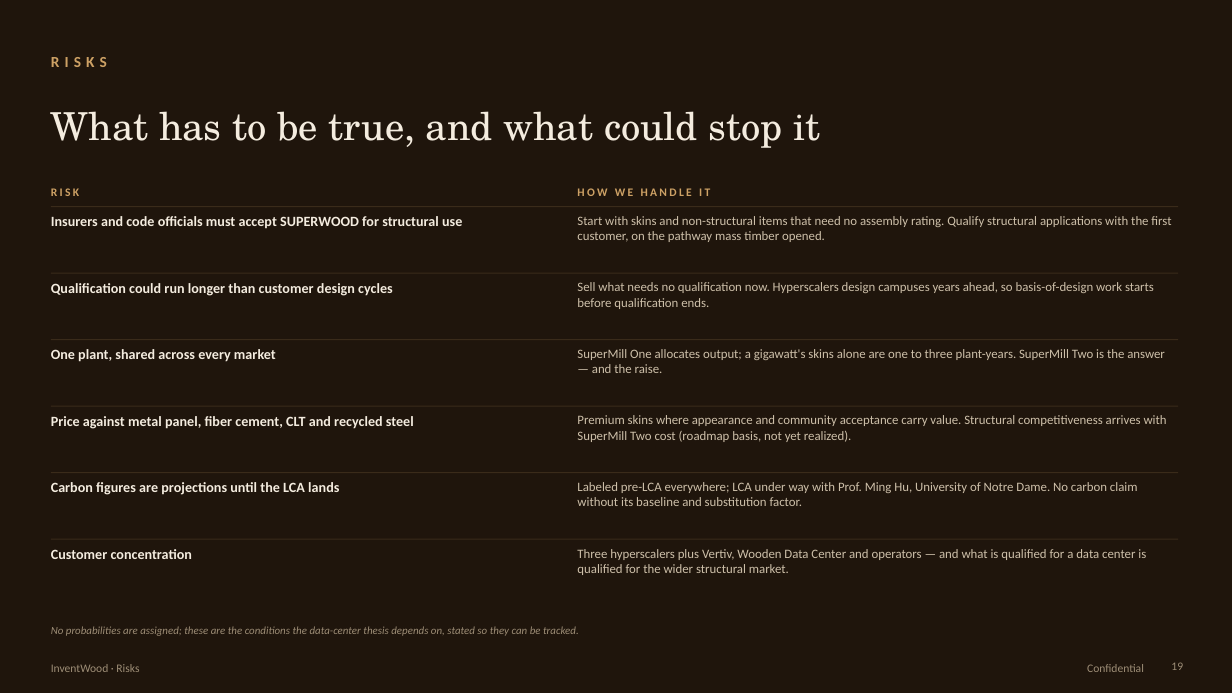
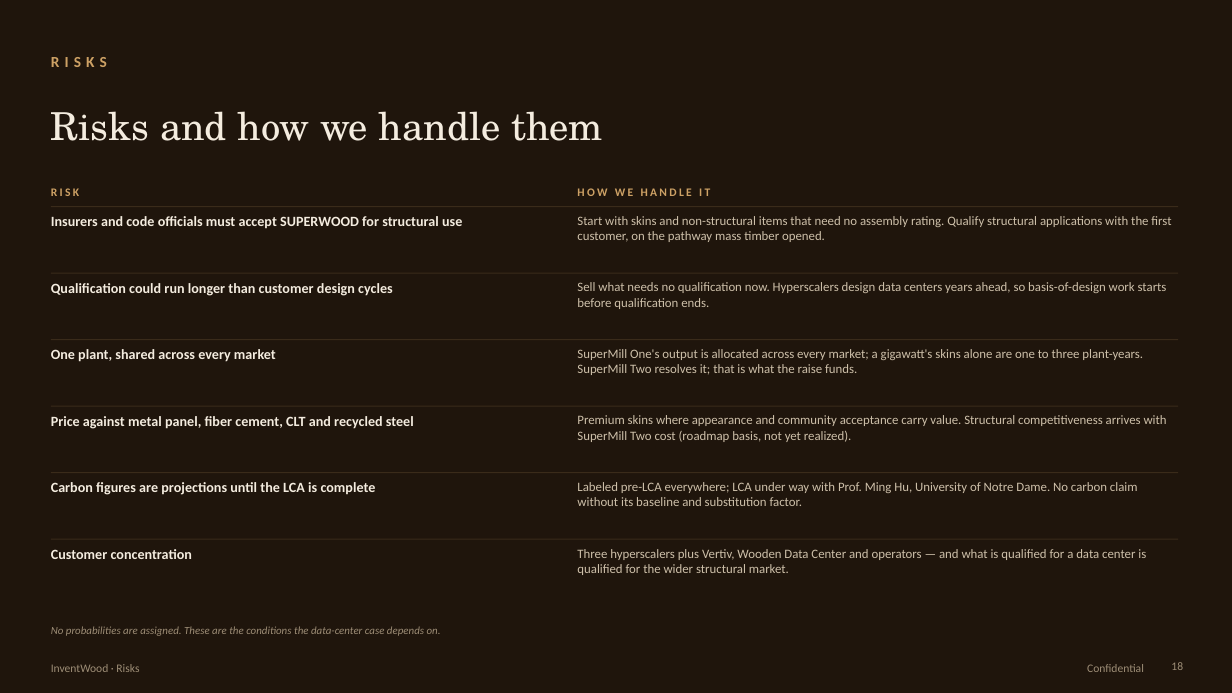
Before and after one commit to alau-hi/decks, a slide deck: slide 18 of superwood-datacenter-investor/SUPERWOOD-for-Data-Centers-Companion.pptx (slide 19 before the commit). Drawn at 1232x693 pixels with LibreOffice and Linux fonts; fonts in the diff are those of the drawing. Boxes give left, top, right and bottom in pixels: in the first picture for what was removed or moved away, otherwise in the second. Text is boxed around its words. In the diff, an @@ line names an element or a change of style, - is before the commit and + after.

```diff
--- a/superwood-datacenter-investor/SUPERWOOD-for-Data-Centers-Companion.pptx
+++ b/superwood-datacenter-investor/SUPERWOOD-for-Data-Centers-Companion.pptx
@@ text at [51,111,603,141]: text changed @@
-What has to be true, and what could stop it
+Risks and how we handle them
@@ text at [577,282,1167,309]: text changed @@
-Sell what needs no qualification now. Hyperscalers design campuses years ahead, so basis-of-design work starts before qualification ends.
+Sell what needs no qualification now. Hyperscalers design data centers years ahead, so basis-of-design work starts before qualification ends.
@@ text at [577,349,1143,375]: text changed @@
-SuperMill One allocates output; a gigawatt's skins alone are one to three plant-years. SuperMill Two is the answer — and the raise.
+SuperMill One's output is allocated across every market; a gigawatt's skins alone are one to three plant-years. SuperMill Two resolves it; that is what the raise funds.
@@ text at [51,482,376,495]: text changed @@
-Carbon figures are projections until the LCA lands
+Carbon figures are projections until the LCA is complete
@@ text at [51,626,441,636]: text changed @@
-No probabilities are assigned; these are the conditions the data-center thesis depends on, stated so they can be tracked.
+No probabilities are assigned. These are the conditions the data-center case depends on.
```
Also in this commit, not shown: 17 other slides changed, 2 slides added, 3 slides removed, 13 other files.
